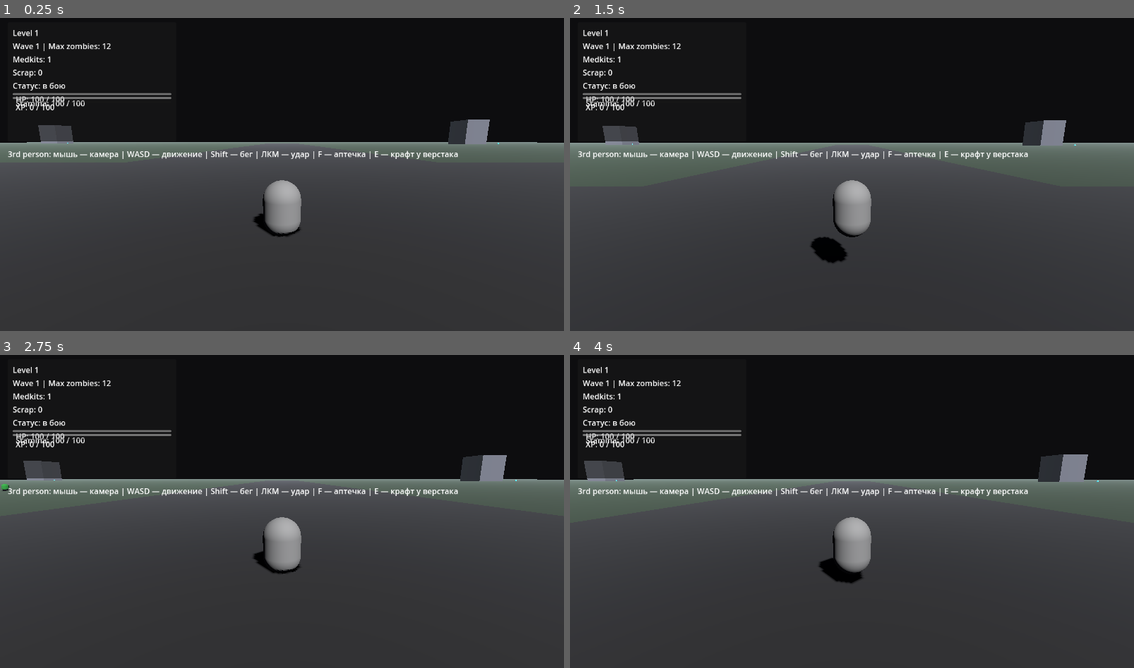
Above: before the commit, frames 1-4 (two rows, left to right).
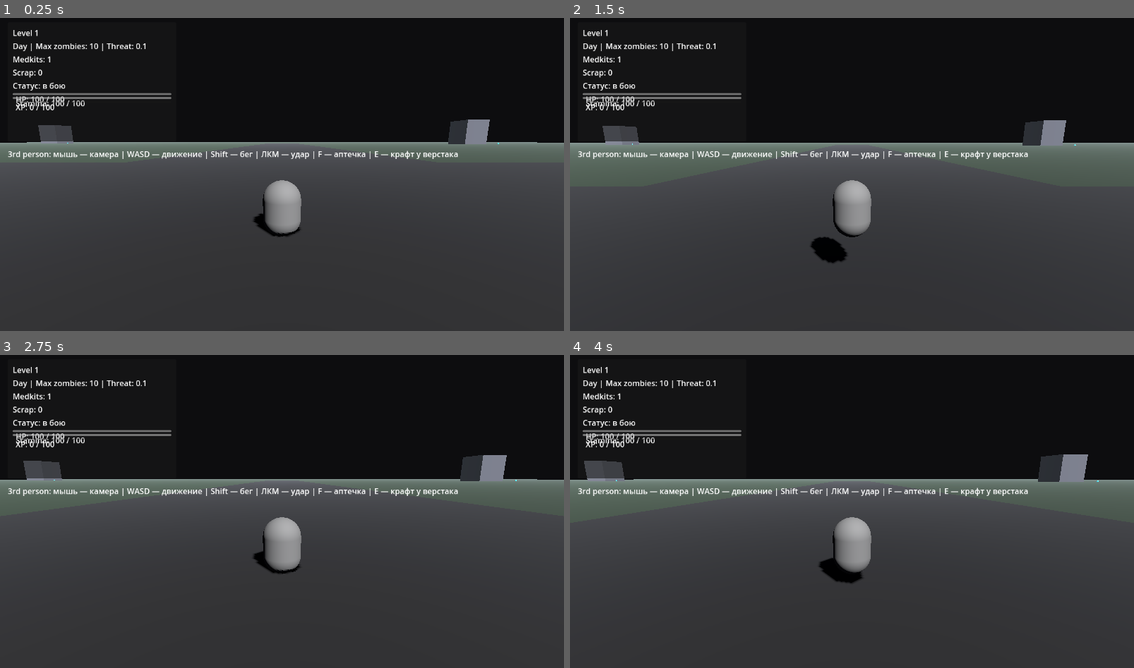
Above: after the commit, the same moments.

Repository: BreadnautKing/BreadnautKing
Game: Godot game, scene res://scenes/Main.tscn
The game is run twice, just before and just after one commit, with the same random seed, the same clock (stepped at 60 frames per second) and the same inputs.
Inputs (mouse positions are in pixels of both pictures, inside the frame that each line leads up to):
- Up to frame 1 (0.25 s): no input
- Up to frame 2 (1.5 s): tap Enter at 0.5 s; move the mouse to (880, 171) at 0.52 s; press the mouse at (880, 171) at 0.53 s; hold W (move_forward) from 0.53 s (still down); tap Space (jump) at 0.77 s; move the mouse to (823, 174) at 1.27 s; release the mouse at (823, 174) at 1.28 s; tap F (heal_item) at 1.35 s
- Up to frame 3 (2.75 s): keep holding W (move_forward); tap Space (jump) at 1.52 s; move the mouse to (293, 505) at 2.02 s; hold E (interact) from 2.03 s (still down)
- Up to frame 4 (4 s): keep holding W (move_forward); move the mouse to (846, 514) at 2.77 s; release E (interact) at 2.78 s; click (846, 514) at 2.85 s; tap Space (jump) at 3.02, 3.77 s; move the mouse to (891, 514) at 3.52 s; hold F (heal_item) from 3.53 s (still down)

The runs differ from the first frame. In frame 1, 0.3% of the frame differs, in the area x 2-26%, y 8-11%; in frame 2, 0.3%; in frame 3, 0.3%, in the area x 0-26%, y 8-44%; in frame 4, 0.3%.

Commit message:
Align gameplay with updated GDD: replace waves with day-night world spawning

Diff:
--- a/scenes/Main.tscn
+++ b/scenes/Main.tscn
@@ -169,7 +169,7 @@
 [node name="SpawnTimer" type="Timer" parent="."]
 autostart = true
 
-[node name="WaveTimer" type="Timer" parent="."]
+[node name="DayNightTimer" type="Timer" parent="."]
 autostart = true
 
 [node name="CanvasLayer" type="CanvasLayer" parent="."]
@@ -200,8 +200,8 @@
 [node name="LevelLabel" type="Label" parent="CanvasLayer/HUD/PanelContainer/MarginContainer/VBoxContainer"]
 text = "Level 1"
 
-[node name="WaveLabel" type="Label" parent="CanvasLayer/HUD/PanelContainer/MarginContainer/VBoxContainer"]
-text = "Wave 1 | Max zombies: 12"
+[node name="WorldStateLabel" type="Label" parent="CanvasLayer/HUD/PanelContainer/MarginContainer/VBoxContainer"]
+text = "Day | Max zombies: 10 | Threat: 0.0"
 
 [node name="MedkitLabel" type="Label" parent="CanvasLayer/HUD/PanelContainer/MarginContainer/VBoxContainer"]
 text = "Medkits: 0"
--- a/scripts/hud.gd
+++ b/scripts/hud.gd
@@ -9,7 +9,7 @@
 @onready var stamina_bar: ProgressBar = $PanelContainer/MarginContainer/VBoxContainer/StaminaBar
 @onready var xp_bar: ProgressBar = $PanelContainer/MarginContainer/VBoxContainer/XPBar
 @onready var level_label: Label = $PanelContainer/MarginContainer/VBoxContainer/LevelLabel
-@onready var wave_label: Label = $PanelContainer/MarginContainer/VBoxContainer/WaveLabel
+@onready var world_state_label: Label = $PanelContainer/MarginContainer/VBoxContainer/WorldStateLabel
 @onready var medkit_label: Label = $PanelContainer/MarginContainer/VBoxContainer/MedkitLabel
 @onready var scrap_label: Label = $PanelContainer/MarginContainer/VBoxContainer/ScrapLabel
 @onready var status_label: Label = $PanelContainer/MarginContainer/VBoxContainer/StatusLabel
@@ -21,8 +21,8 @@
 	if player and player.has_method("get_stats"):
 		_on_player_stats_changed(player.get_stats())
 
-	if main_node and main_node.has_signal("wave_changed"):
-		main_node.wave_changed.connect(_on_wave_changed)
+	if main_node and main_node.has_signal("world_state_changed"):
+		main_node.world_state_changed.connect(_on_world_state_changed)
 
 	hint_label.text = "3rd person: мышь — камера | WASD — движение | Shift — бег | ЛКМ — удар | F — аптечка | E — крафт у верстака"
 
@@ -48,5 +48,5 @@
 	else:
 		status_label.text = "Статус: в бою"
 
-func _on_wave_changed(current_wave: int, max_alive: int) -> void:
-	wave_label.text = "Wave %d | Max zombies: %d" % [current_wave, max_alive]
+func _on_world_state_changed(phase: String, max_alive: int, threat: float) -> void:
+	world_state_label.text = "%s | Max zombies: %d | Threat: %.1f" % [phase, max_alive, threat]
--- a/scripts/main.gd
+++ b/scripts/main.gd
@@ -1,36 +1,37 @@
 extends Node3D
 
-signal wave_changed(current_wave: int, max_alive: int)
+signal world_state_changed(phase: String, max_alive: int, threat: float)
 
 @export var zombie_scenes: Array[PackedScene]
 @export var player_path: NodePath = ^"Player"
 @export var zombies_root_path: NodePath = ^"Zombies"
 @export var poi_root_path: NodePath = ^"POI"
-@export var base_max_zombies: int = 12
-@export var max_zombies_per_wave_step: int = 4
-@export var spawn_interval: float = 1.75
-@export var wave_duration: float = 45.0
+@export var base_max_zombies: int = 10
+@export var spawn_interval_day: float = 2.4
+@export var spawn_interval_night: float = 1.6
+@export var day_duration_seconds: float = 600.0
+@export var night_duration_seconds: float = 300.0
 @export var min_spawn_distance: float = 25.0
 @export var max_spawn_distance: float = 65.0
 
-var current_wave: int = 1
+var is_night: bool = false
+var threat_level: float = 0.0
 var _poi_nodes: Array[Node3D] = []
 
 @onready var spawn_timer: Timer = $SpawnTimer
-@onready var wave_timer: Timer = $WaveTimer
+@onready var day_night_timer: Timer = $DayNightTimer
 @onready var player: CharacterBody3D = get_node(player_path)
 @onready var zombies_root: Node3D = get_node(zombies_root_path)
 @onready var poi_root: Node3D = get_node(poi_root_path)
 
 func _ready() -> void:
 	_cache_poi_nodes()
-	spawn_timer.wait_time = spawn_interval
-	wave_timer.wait_time = wave_duration
 	spawn_timer.timeout.connect(_on_spawn_timer_timeout)
-	wave_timer.timeout.connect(_on_wave_timer_timeout)
+	day_night_timer.timeout.connect(_on_day_night_timer_timeout)
+	_apply_phase_settings()
 	spawn_timer.start()
-	wave_timer.start()
-	_emit_wave_changed()
+	day_night_timer.start()
+	_emit_world_state_changed()
 
 func _cache_poi_nodes() -> void:
 	_poi_nodes.clear()
@@ -38,11 +39,25 @@
 		if child is Node3D:
 			_poi_nodes.append(child)
 
+func _update_threat_level() -> void:
+	var level_factor := 0.0
+	if player and player.has_method("get_stats"):
+		var stats: Dictionary = player.get_stats()
+		level_factor = float(stats.get("level", 1))
+	var day_night_bonus := 1.5 if is_night else 1.0
+	threat_level = clamp((level_factor * 0.12) * day_night_bonus, 0.0, 5.0)
+
 func _get_current_max_zombies() -> int:
-	return base_max_zombies + (current_wave - 1) * max_zombies_per_wave_step
+	_update_threat_level()
+	return base_max_zombies + int(round(threat_level * 3.0))
 
 func _get_spawn_batch_size() -> int:
-	return min(1 + int((current_wave - 1) / 2), 4)
+	var base_batch := 1 if not is_night else 2
+	return min(base_batch + int(threat_level / 2.0), 4)
+
+func _apply_phase_settings() -> void:
+	spawn_timer.wait_time = spawn_interval_night if is_night else spawn_interval_day
+	day_night_timer.wait_time = night_duration_seconds if is_night else day_duration_seconds
 
 func _on_spawn_timer_timeout() -> void:
 	if zombie_scenes.is_empty():
@@ -67,14 +82,14 @@
 
 func _pick_zombie_scene() -> PackedScene:
 	var idx := 0
-	if current_wave >= 3 and zombie_scenes.size() >= 2 and randf() < 0.35:
+	if zombie_scenes.size() >= 2 and (is_night or threat_level >= 2.2) and randf() < 0.35:
 		idx = 1
-	if current_wave >= 5 and zombie_scenes.size() >= 3 and randf() < 0.2:
+	if zombie_scenes.size() >= 3 and (is_night and threat_level >= 2.8) and randf() < 0.2:
 		idx = 2
 	return zombie_scenes[idx]
 
 func _pick_spawn_position() -> Vector3:
-	var use_poi := _poi_nodes.size() > 0 and randf() < 0.65
+	var use_poi := _poi_nodes.size() > 0 and randf() < 0.7
 	if use_poi:
 		var poi := _poi_nodes[randi_range(0, _poi_nodes.size() - 1)]
 		var jitter := Vector3(randf_range(-14.0, 14.0), 0.0, randf_range(-14.0, 14.0))
@@ -85,9 +100,13 @@
 	var offset := Vector3(cos(angle), 0.0, sin(angle)) * distance
 	return player.global_position + offset
 
-func _on_wave_timer_timeout() -> void:
-	current_wave += 1
-	_emit_wave_changed()
+func _on_day_night_timer_timeout() -> void:
+	is_night = not is_night
+	_apply_phase_settings()
+	spawn_timer.start()
+	day_night_timer.start()
+	_emit_world_state_changed()
 
-func _emit_wave_changed() -> void:
-	wave_changed.emit(current_wave, _get_current_max_zombies())
+func _emit_world_state_changed() -> void:
+	var phase := "Night" if is_night else "Day"
+	world_state_changed.emit(phase, _get_current_max_zombies(), threat_level)
Not shown, changed: CORE_LOOP_STATUS.md
Not shown, changed: README.md
Not shown, changed: ROADMAP.md
